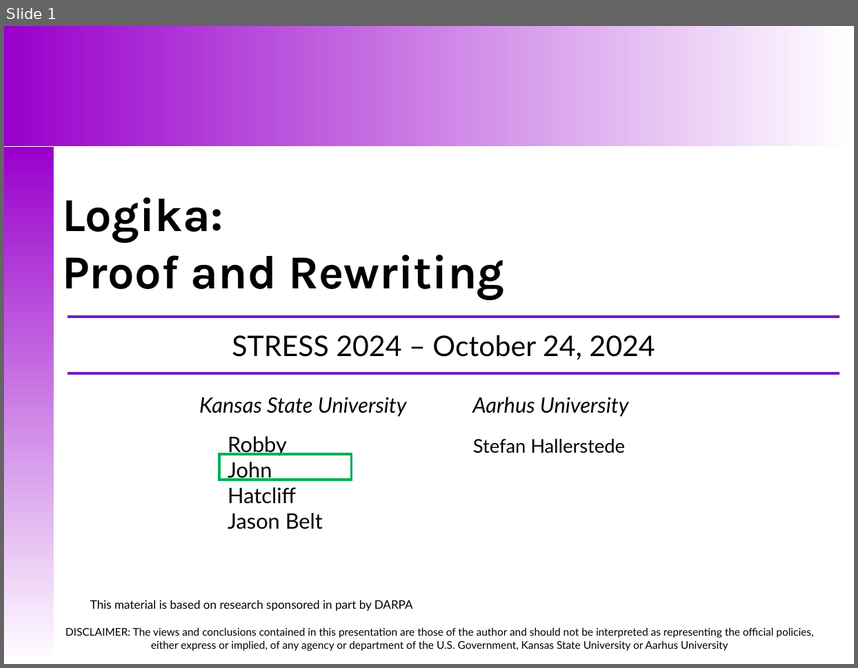
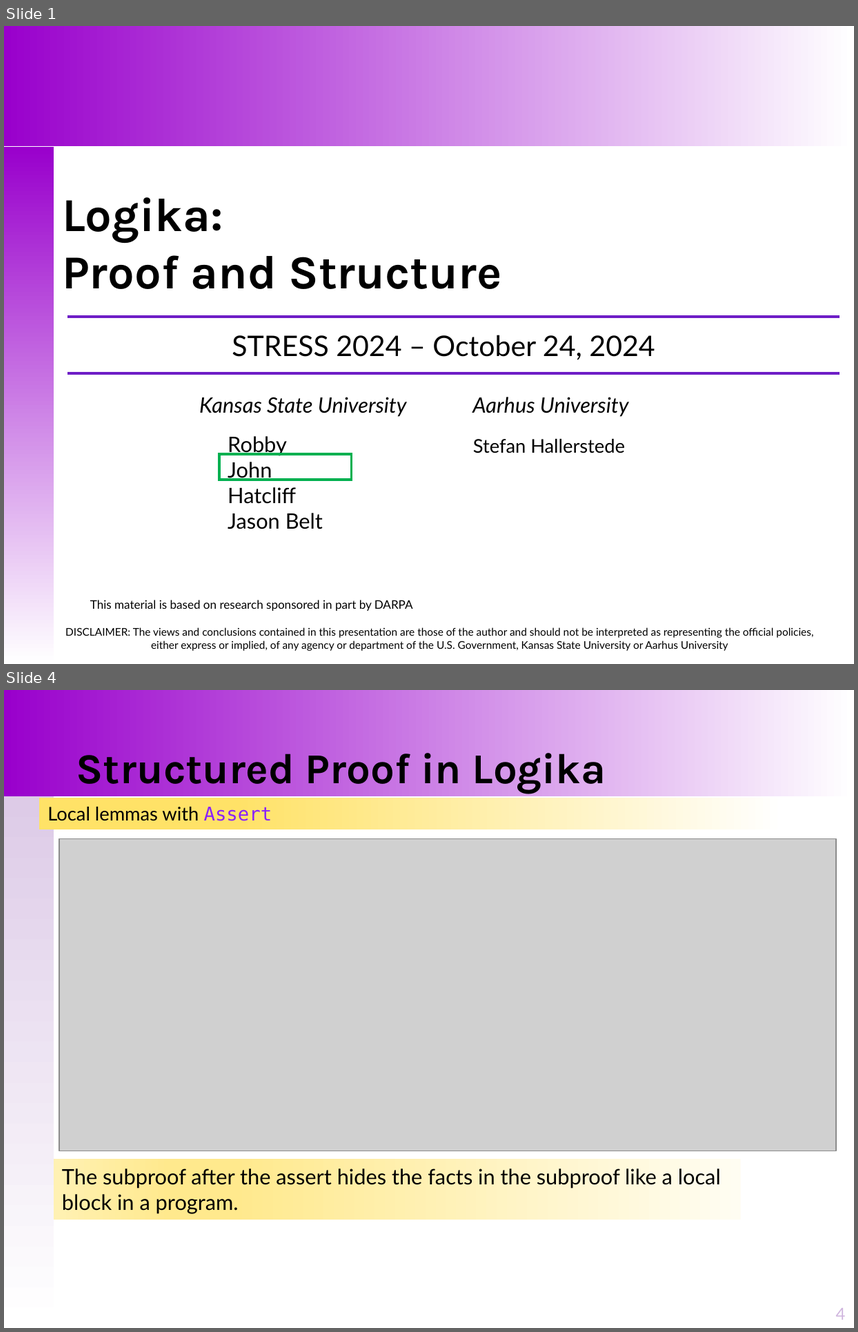
Before and after one commit to santoslab/stress24, a slide deck: slides/A-01-02-Proofs-Structure.pptx. Shown one above the other, each under a label of ours: slide 1 before the commit, slides 1 and 4 after it; the slides between them are not shown. The pictures are 858x668 and 858x1332 pixels, drawn with LibreOffice and Linux fonts; fonts in the diff are those of the drawing; grey boxes stand for pictures. Boxes give left, top, right and bottom in pixels: in the first picture for what was removed or moved away, otherwise in the second. Text is boxed around its words. In the diff, an @@ line names an element or a change of style, - is before the commit and + after.

Commit message:
more slides for the afternoon

```diff
--- a/slides/A-01-02-Proofs-Structure.pptx
+++ b/slides/A-01-02-Proofs-Structure.pptx
@@ slide 4 added at [4, 690, 854, 1328], background #FFFFFF @@
@@ rectangle added at [4, 690, 854, 796], fill gradient #9900CC to #FFFFFF @@
@@ title added at [76, 745, 606, 793], 36 pt, text #000000, bold @@
+Structured Proof in Logika
@@ rectangle added at [5, 796, 54, 1327], fill gradient #DDCBE7 to #FFFFFF @@
@@ rectangle added at [40, 798, 785, 829], fill gradient #FFFFFF to #FFE267, 16 pt, text #000000 @@
+Local lemmas with Assert
@@ picture added at [59, 839, 836, 1151] @@
@@ rectangle added at [53, 1159, 740, 1220], fill gradient #FFFDF2 to #FFE98D to #FFF1B3, 18 pt, text #000000 @@
+The subproof after the assert hides the facts in the subproof like a local block in a program.
@@ page number added at [836, 1308, 846, 1319], 14 pt, text #D0B6DE @@
+4
@@ slide 1 changed as well @@
@@ title at [62, 197, 502, 289]: text changed @@
-Logika:
-Proof and Rewriting
+Logika:
+Proof and Structure
```
Also in this commit, not shown: 1 other slide changed, 2 other slides added, 8 other files.
